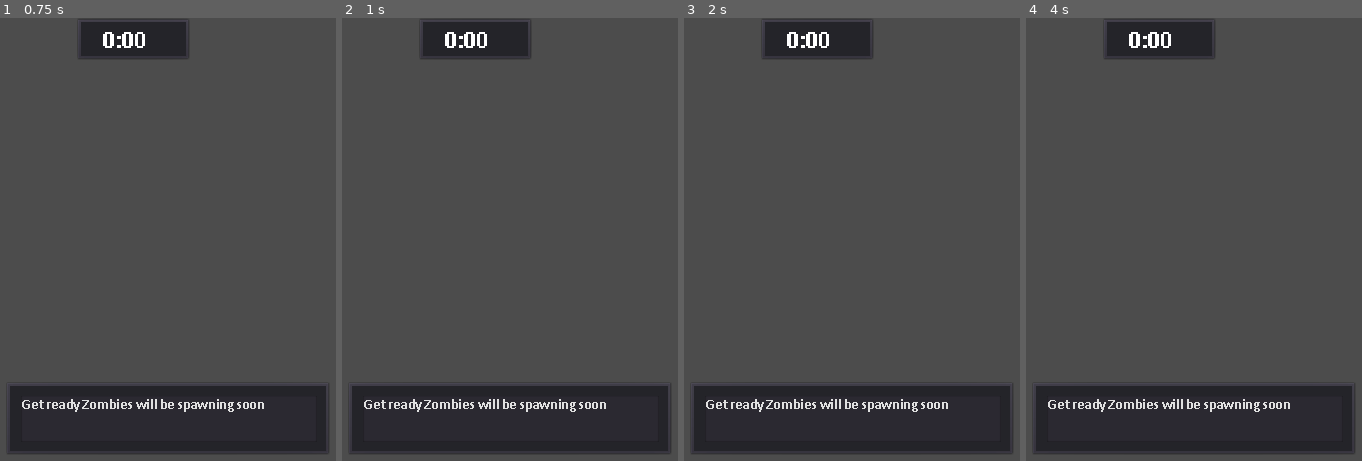
Above: before the commit, frames 1-4 (left to right).
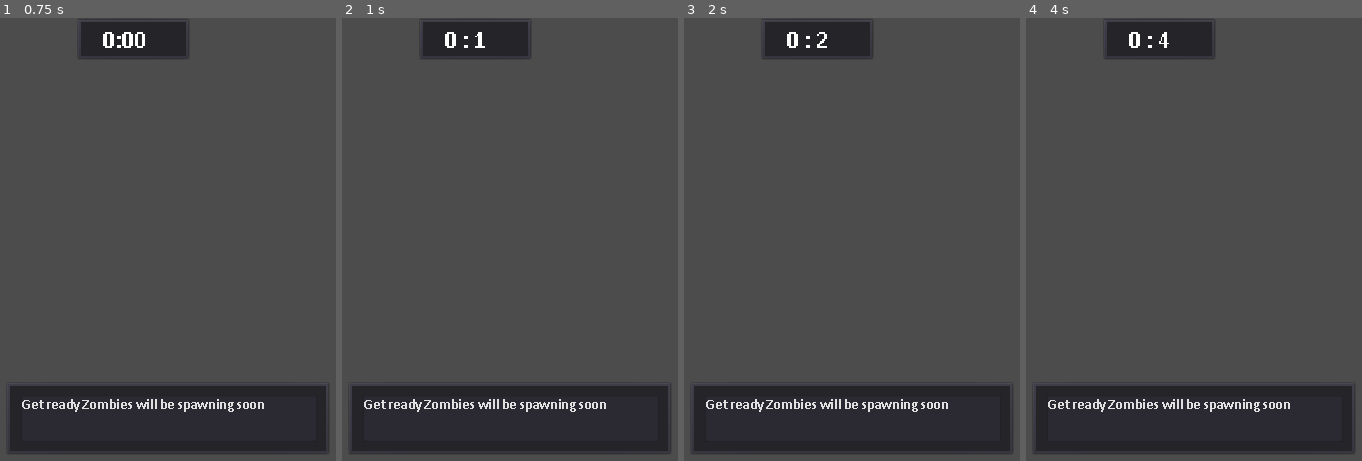
Above: after the commit, the same moments.

Repository: superRaptor911/WarZone_2
Game: Godot game, scene res://Objects/SURVIVAL_mode.tscn
Two runs of this game, one before a commit and one after it. Both use one fixed random seed, a clock stepped at 60 frames per second and the inputs below. This scene is started directly instead of the project's main scene.
Inputs (mouse positions are in pixels of both pictures, inside the frame that each line leads up to):
- Up to frame 1 (0.75 s): tap Enter at 0.5 s; move the mouse to (309, 221) at 0.52 s; hold Right (ui_right) from 0.53 s (still down); click (309, 221) at 0.67 s
- Up to frame 2 (1 s): keep holding Right (ui_right)
- Up to frame 3 (2 s): release Right (ui_right) at 1.25 s; tap Space at 1.25 s; drag from (outside the picture) to (778, 332) at 1.27 s
- Up to frame 4 (4 s): tap Enter at 2, 3.5 s; move the mouse to (1237, 142) at 2.02 s; hold Right (ui_right) 2.03-2.75 s; tap Space at 2.75 s; drag from (1120, 332) to (outside the picture) at 2.77 s; move the mouse to (outside the picture) at 3.52 s; hold Left (ui_left) from 3.53 s (still down)

Frame 1 is identical in both runs. In frame 2, 0.1% of the frame differs, in the area x 34-44%, y 3-7%; in frame 3, 0.2%; in frame 4, 0.2%.
Error before the commit: Parse Error: The identifier "dest_angle" isn't declared in the current scope. (res://Objects/Character.gd:236)

Commit message:
Rotation Fix

Diff:
--- a/Objects/Character.gd
+++ b/Objects/Character.gd
@@ -61,6 +61,8 @@
 #This function handles character movement
 #movement is done by manuplulating movement_vector
 func _movement(delta : float):
+	if not is_network_master():
+		interpolate_rotation(delta)
 	current_time += delta
 	if (current_time < game_server.update_delta):
 		return
@@ -140,6 +142,8 @@
 	HP = hp
 	AP = ap
 
+var rot_speed : float = 0
+
 remotesync func sync_vectors(pos,rot,speed_mul,is_moving,mov_vct,input_id):
 	if is_network_master():
 		var S_VT = getStateVector(input_id)
@@ -153,9 +157,19 @@
 		return
 	$ptween.interpolate_property(self,"position",position,pos,game_server.update_delta,Tween.TRANS_LINEAR,Tween.EASE_OUT)
 	$ptween.start()
-	#rotation = rot
-	$rtween.interpolate_property(self,"rotation",rotation,rot,game_server.update_delta,Tween.TRANS_LINEAR,Tween.EASE_OUT)
-	$rtween.start()
+	rotation = rot
+	if rot < 0 :
+		rot += 6.28
+	elif rot > 6.28:
+		rot -= 6.28
+	if rotation < 0:
+		rotation += 6.28
+	elif rotation > 6.28:
+		rotation -= 6.28
+	rot_speed = abs(rot - rotation) / game_server.update_delta
+
+	#$rtween.interpolate_property(self,"rotation",rotation,rot,game_server.update_delta,Tween.TRANS_LINEAR,Tween.EASE_OUT)
+	#$rtween.start()
 	skin.is_walking = is_moving
 	skin.multiplier = speed_mul
 
@@ -165,12 +179,12 @@
 		if is_network_master():
 			var last_state = null
 			if state_vector_array.size():
-				last_state = state_vector_array[state_vector_array.size() - 1]
+				last_state = state_vector_array.back()
 				rpc("sync_vectors",last_state.position,last_state.rotation,speed_multiplier,skin.is_walking,mov_vct,input_id)
 		else:
 			var last_state = null
 			if state_vector_array.size():
-				last_state = state_vector_array[state_vector_array.size() - 1]
+				last_state = state_vector_array.back()
 			changeState(last_state,mov_vct,rot,speed_mul,input_id)
 			if mov_vct.length():
 				skin.multiplier = speed_mul
@@ -181,12 +195,12 @@
 				rpc("sync_vectors",state_vector_array[state_vector_array.size() - 1].position,rot,speed_mul,skin.is_walking,mov_vct,input_id)
 
 func _client_process_vectors():
+	var last_state = null
+	if state_vector_array.size():
+		last_state = state_vector_array.back()
+	changeState(last_state,movement_vector,rotation,speed_multiplier,_input_id)
 	#if movement update position and animation
 	if movement_vector.length():
-		var last_state = null
-		if state_vector_array.size():
-			last_state = state_vector_array[state_vector_array.size() - 1]
-		changeState(last_state,movement_vector,rotation,speed_multiplier,_input_id)
 		$ptween.interpolate_property(self,"position",position,state_vector_array[state_vector_array.size() - 1].position,game_server.update_delta,Tween.TRANS_LINEAR,Tween.EASE_OUT)
 		$ptween.start()
 		skin.multiplier = speed_multiplier
@@ -229,22 +243,26 @@
 	queue_free()
 
 #This Function Rotates Bot with a constatant Rotational speed
-func interpolate_rotation(_dest_angle : float,_Time_ : float):
+func interpolate_rotation(delta : float):
+	if not state_vector_array.size():
+		return
+	var _dest_angle : float = state_vector_array.back().rotation
 	if abs(_dest_angle - rotation) <= 0.1:
 		return
 	#make angles in range (0,2pi)
-	if dest_angle < 0 :
-		dest_angle += 6.28
+	if _dest_angle < 0 :
+		_dest_angle += 6.28
 	if rotation < 0:
 		rotation += 6.28
 	if rotation > 6.28:
 		rotation -= 6.28
 
-	var aba : float = dest_angle - rotation
+	var aba : float = _dest_angle - rotation
 	if abs(aba) <= 6.28 - abs(aba) :
-		rotation += sign(aba) * rotational_speed * delta
-	else:
-		rotation += -sign(aba) * rotational_speed * delta
+		rotation += sign(aba) * rot_speed * delta
+	else:
+		rotation += -sign(aba) * rot_speed * delta
+
 
 func _on_Character_char_took_damage():
 	if game_states.game_settings.particle_effects:
--- a/Objects/Character.tscn
+++ b/Objects/Character.tscn
@@ -15,11 +15,7 @@
 __meta__ = {
 "_edit_group_": true
 }
-HP = null
-AP = null
-alive = null
 speed = 100.0
-stamina = null
 
 [node name="Model" parent="." instance=ExtResource( 2 )]
 
Not shown, changed: export_presets.cfg
Not shown, changed: Output/WarZone_2.exe
Not shown, removed: Output/WarZone_2.pck
